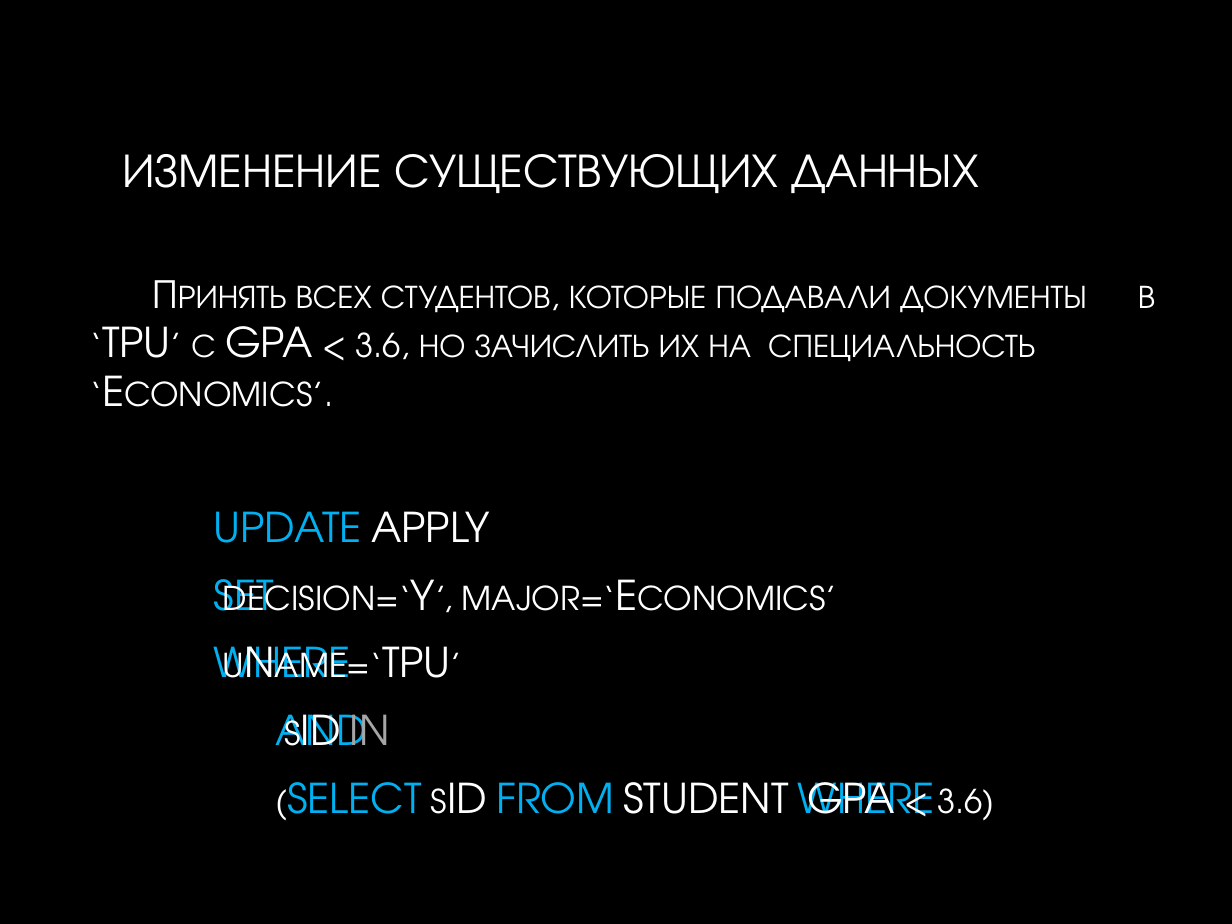
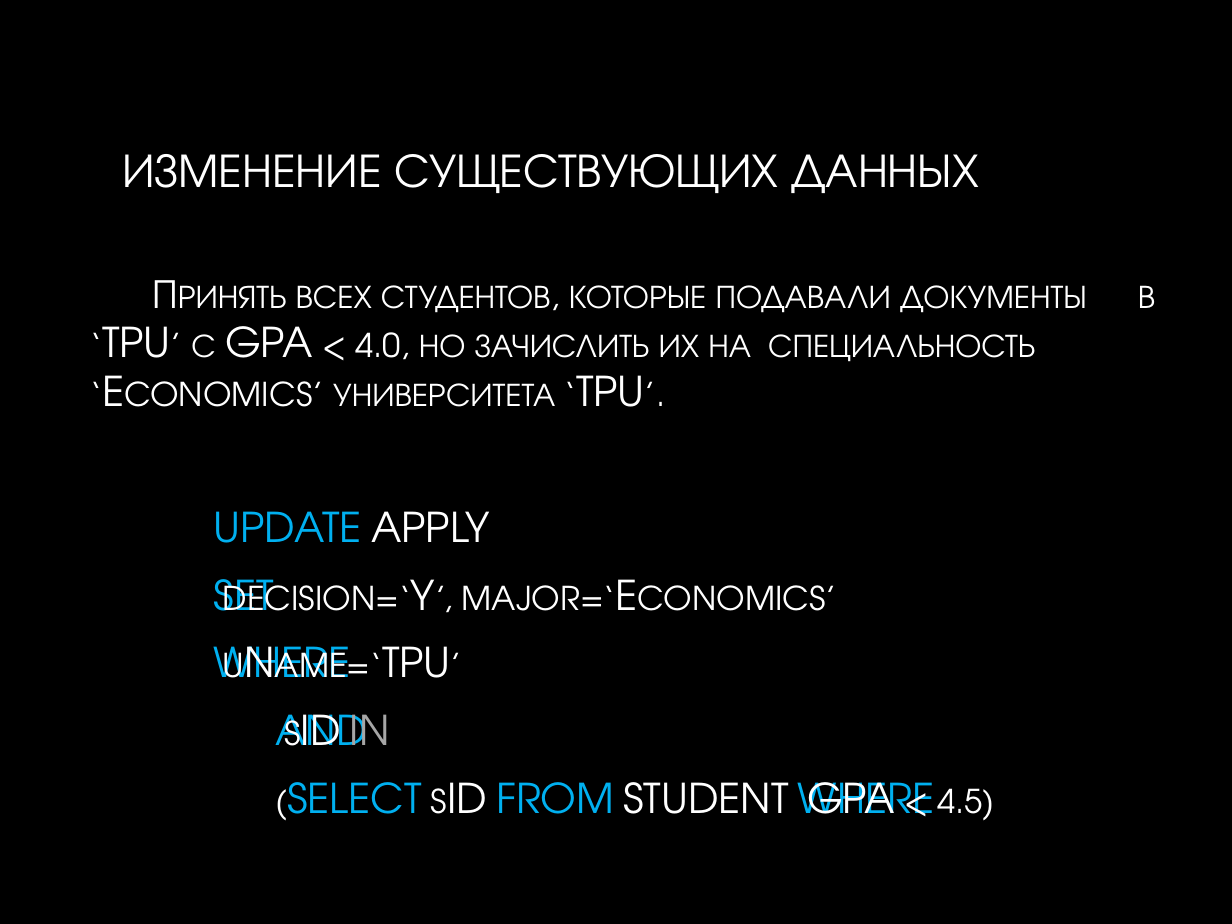
Before and after one commit to smurav/db13-14, a slide deck: slide 11 of sql/lectures/7_data_modifications.pptx. Drawn at 1232x924 pixels with LibreOffice and Linux fonts; fonts in the diff are those of the drawing; background and template pictures are left out. Boxes give left, top, right and bottom in pixels: in the first picture for what was removed or moved away, otherwise in the second. Text is boxed around its words. In the diff, an @@ line names an element or a change of style, - is before the commit and + after.

```diff
--- a/sql/lectures/7_data_modifications.pptx
+++ b/sql/lectures/7_data_modifications.pptx
@@ text at [102,285,1087,407]: text changed @@
-Принять всех студентов, которые подавали документы в ‘TPU’ с GPA < 3.6, но зачислить их на специальность ‘Economics’.
+Принять всех студентов, которые подавали документы в ‘TPU’ с GPA < 4.0, но зачислить их на специальность ‘Economics’ университета ‘TPU’.
@@ text at [287,782,995,820]: text changed @@
-(SELECT sID FROM STUDENT WHERE GPA < 3.6)
+(SELECT sID FROM STUDENT WHERE GPA < 4.5)
```
Also in this commit, not shown: 5 other slides changed, 1 other file.
